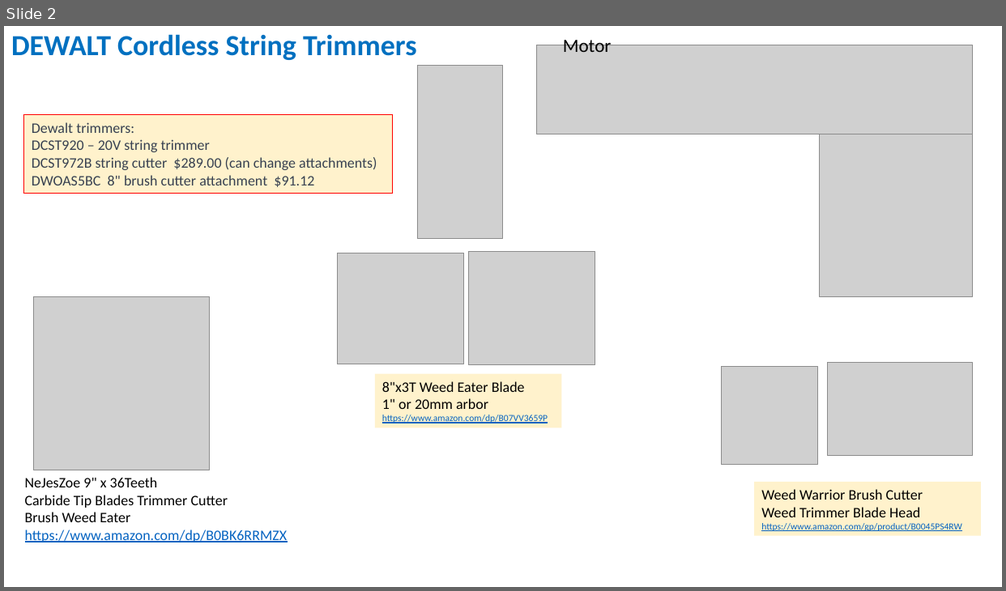
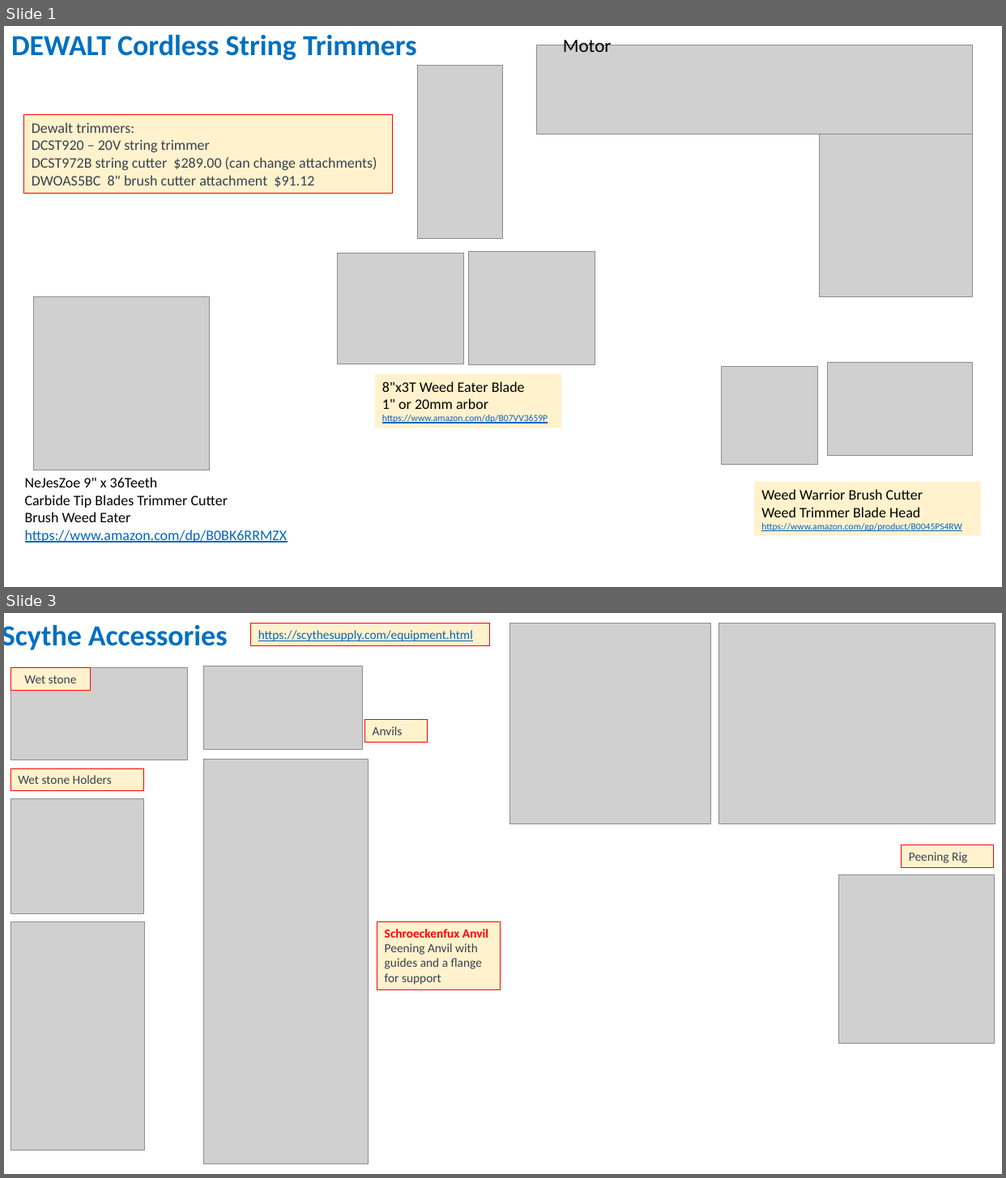
Before and after one commit to lselector/misc_farm, a slide deck: misc/scythe_grass_trimmer.pptx. Shown one above the other, each under a label of ours: slide 2 before the commit, slides 1 and 3 after it; the slides between them are not shown. The pictures are 1006x591 and 1006x1178 pixels, drawn with LibreOffice and Linux fonts; fonts in the diff are those of the drawing; grey boxes stand for pictures. Boxes give left, top, right and bottom in pixels: in the first picture for what was removed or moved away, otherwise in the second. Text is boxed around its words. In the diff, an @@ line names an element or a change of style, - is before the commit and + after.

```diff
--- a/misc/scythe_grass_trimmer.pptx
+++ b/misc/scythe_grass_trimmer.pptx
@@ slide 3 added at box(4, 613, 1002, 1174), background #FFFFFF @@
@@ text added at box(4, 624, 228, 650), 28 pt, text #0070C0, bold @@
+Scythe Accessories
@@ rectangle added at box(251, 624, 490, 646), fill #FFF2CC, outline #FF0000 0.75 pt, 12 pt, text #0563C1, underline @@
+https://scythesupply.com/equipment.html
@@ picture added at box(510, 624, 710, 824) @@
@@ picture added at box(719, 624, 996, 824) @@
@@ picture added at box(10, 667, 188, 760) @@
@@ rectangle added at box(10, 667, 91, 690), fill #FFF2CC, outline #FF0000 0.75 pt, 12 pt, text #374151 @@
+Wet stone
@@ picture added at box(204, 666, 362, 749) @@
@@ rectangle added at box(364, 719, 427, 742), fill #FFF2CC, outline #FF0000 0.75 pt, 12 pt, text #374151 @@
+Anvils
@@ rectangle added at box(10, 769, 144, 791), fill #FFF2CC, outline #FF0000 0.75 pt, 12 pt, text #374151 @@
+Wet stone Holders
@@ picture added at box(204, 759, 368, 1164) @@
@@ picture added at box(10, 798, 144, 914) @@
@@ rectangle added at box(901, 845, 994, 867), fill #FFF2CC, outline #FF0000 0.75 pt, 12 pt, text #374151 @@
+Peening Rig
@@ picture added at box(839, 875, 995, 1043) @@
@@ picture added at box(10, 922, 145, 1151) @@
@@ rectangle added at box(377, 922, 501, 990), fill #FFF2CC, outline #FF0000 0.75 pt, 12 pt, text #374151 @@
+Schroeckenfux Anvil
+Peening Anvil with guides and a flange for support
@@ what was slide 2 is now slide 1 @@
```
Also in this commit, not shown: 1 slide changed, 3 other files.
